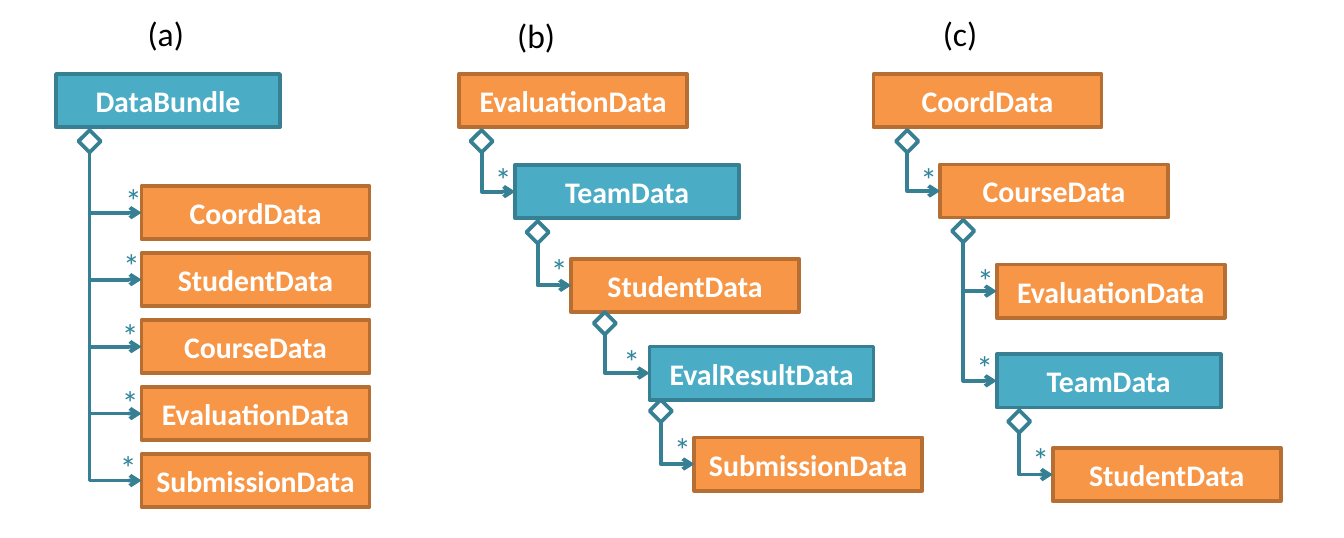
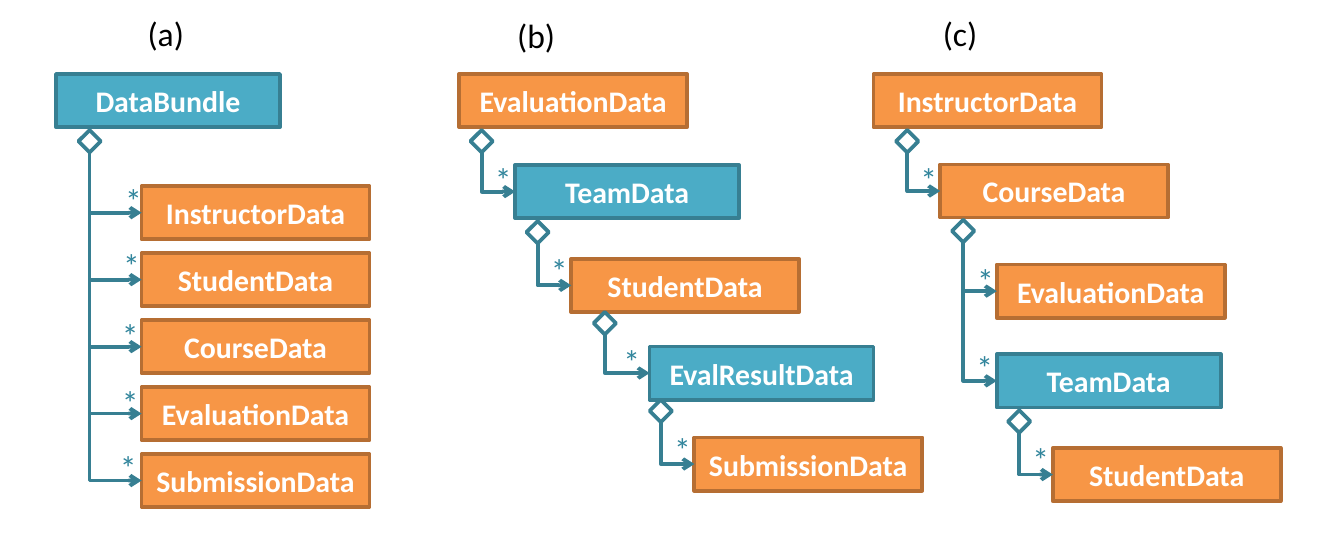
Before and after one commit to TEAMMATES/teammates, a slide deck: slide 1 of doc/diagrams/dataTransferClasses.pptx. Drawn at 1344x538 pixels with LibreOffice and Linux fonts; fonts in the diff are those of the drawing. Boxes give left, top, right and bottom in pixels: in the first picture for what was removed or moved away, otherwise in the second. Text is boxed around its words. In the diff, an @@ line names an element or a change of style, - is before the commit and + after.

Commit message:
Continuing Issue 404 [Convert 'Coordinator' to 'Instructor'] Stage 3: tweaked to keep Coordinator entity inside Db layer while ther rest of the app users Instructor. Updated DevMan and Spec to reflect changes. Increased max CourseId size 21->30 because some of the course IDs used for testing exceeded 21 char after replacing coord with instructor. Update Issue 404
Former-commit-id: 040d6ea734e02dad61c9d1bec55d6c14987583e7
Former-commit-id: d95a2d5e853b761af4705e7cb110798d452af35c
Former-commit-id: 593708db4764399cea1aeec44e5b5e686a37e850

```diff
--- a/doc/diagrams/dataTransferClasses.pptx
+++ b/doc/diagrams/dataTransferClasses.pptx
@@ text in rectangle at (898,92,1077,112): text changed @@
-CoordData
+InstructorData
@@ text in rectangle at (166,204,345,224): text changed @@
-CoordData
+InstructorData
```
Also in this commit, not shown: 33 other files.
